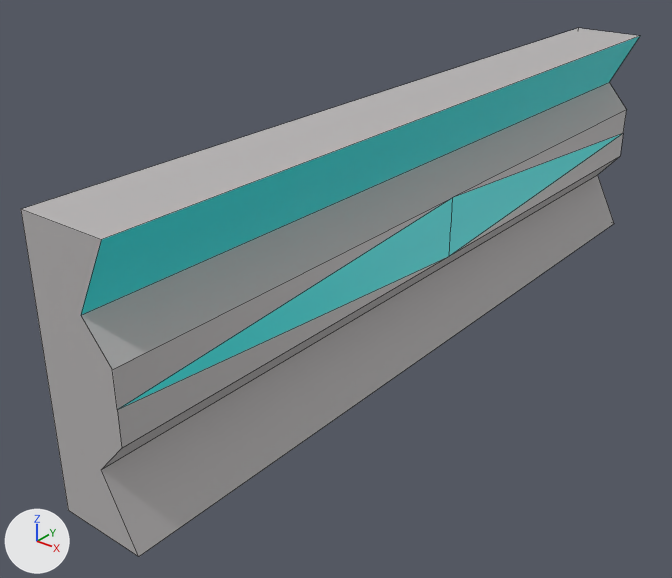
The FBX model LegoHogs/Assets/Art/WallBlueFinal.fbx: old version first, new version second.
The view is the same before and after, from a 50 mm lens placed at (1.159, -1.772, 0.832), pointed at (-0.112, -0.184, -0.153). Arrows for +X, +Y and +Z are at lower left; the lights stay in place. Mesh edges are drawn as thin lines. Where no turn or scale is listed for an object, it has been applied to the vertices.
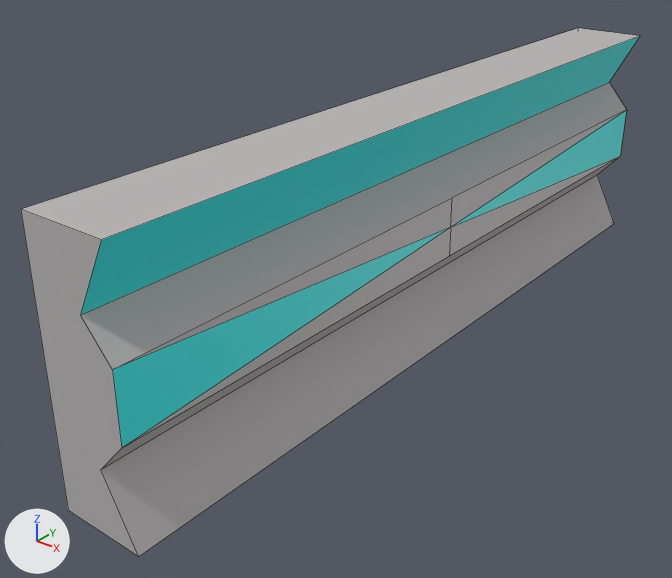
Commit message: added door walls
added door walls

What changed in the scene script:
```text
Change me_cube:
    where me_cube.from_pydata(...)  # 21 vertices, 15 faces; spans x -0.1..0.1, y -1.0..1.0, z -0.3..0.3
    used by ob_cube; location = (0.0, 0.0, 0.0)
    verts and faces of me_cube; kept vertices keep their numbers, new ones are numbered from 21
    before: 0 (0.1, 1.0, 0.3) at pixel (640, 35), 1 (0.1, 1.0, -0.3) at pixel (614, 223), 2 (0.1, -1.0, 0.3) at pixel (101, 239), 3 (0.1, -1.0, -0.3) at pixel (138, 556), 4 (-0.1, 1.0, 0.3) at pixel (578, 27)
    before: 5 (-0.1, 1.0, -0.3), 6 (-0.1, -1.0, 0.3) at pixel (20, 209), 7 (-0.1, -1.0, -0.3) at pixel (68, 510), 8 (0.09, -1.0, 0.0) at pixel (117, 409), 9 (0.02, -1.0, -0.15) at pixel (101, 469)
    before: 10 (0.02, -1.0, 0.15) at pixel (80, 315), 11 (0.09, 1.0, 0.0) at pixel (623, 133), 12 (0.02, 1.0, -0.15) at pixel (597, 174), 13 (0.02, 1.0, 0.15) at pixel (609, 82), 14 (0.09, -1.0, 0.08) at pixel (112, 369)
    before: 15 (0.09, 1.0, 0.07) at pixel (626, 109), 16 (0.09, -1.0, -0.07) at pixel (121, 448), 17 (0.09, 1.0, -0.08) at pixel (620, 156), 18 (0.09, 0.0, -0.08) at pixel (449, 256), 19 (0.09, 0.0, 0.08) at pixel (452, 197)
    before: 20 (0.09, 0.0, 0.0) at pixel (450, 227)
    me_cube part 1
    add delete_vertices([8, 11])  # with the faces that use them
    add faces += [(2, 6, 7, 3, 9, 16, 14, 10), (0, 13, 15, 17, 12, 1, 5, 4), (16, 18, 20), (14, 20, 19), (15, 19, 20), (17, 20, 18)]  # mat_material_002 (grey #bab7b7)
    add faces += [(14, 16, 20), (15, 20, 17)]  # mat_material_001 (cyan #2de9e9)
```

Boxes [x1, y1, x2, y2] around the edits, measured in the pictures (672 x 578 px; the box of a moved part takes in the faces that stretch with it):
part 1 of me_cube, moved or reshaped: [21, 110, 626, 556] in both
